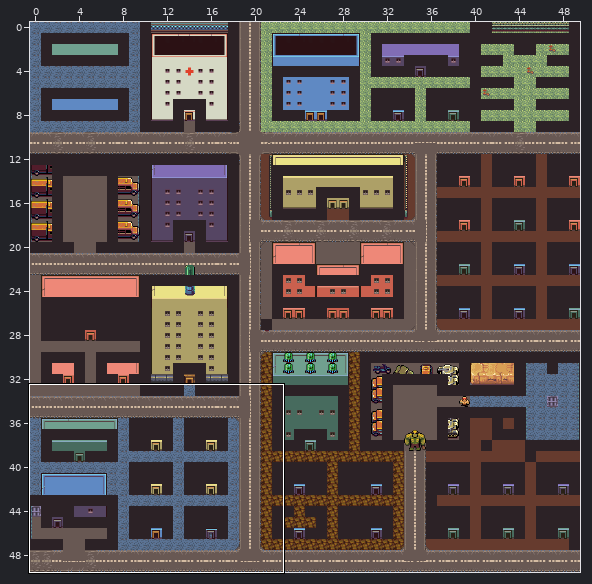
Tiled map (JSON), stored at dist/assets/town-basic.tmj. Above, an overview of the earlier version with the close-up marked.
Close-up. Earlier state:
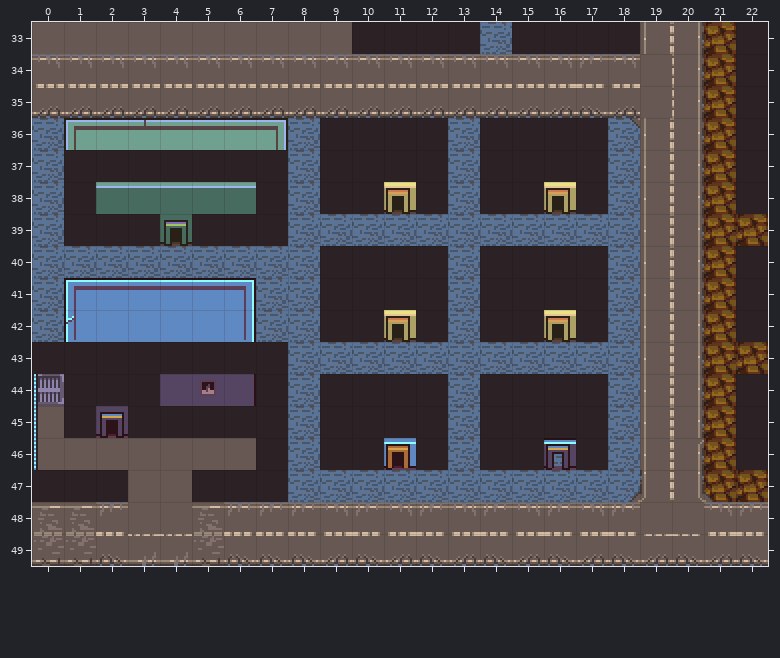
Cells are 16x16 px. Shown: x 0..22, y 33..49. The commit also changed other parts of the map, which this record leaves out.
New version:
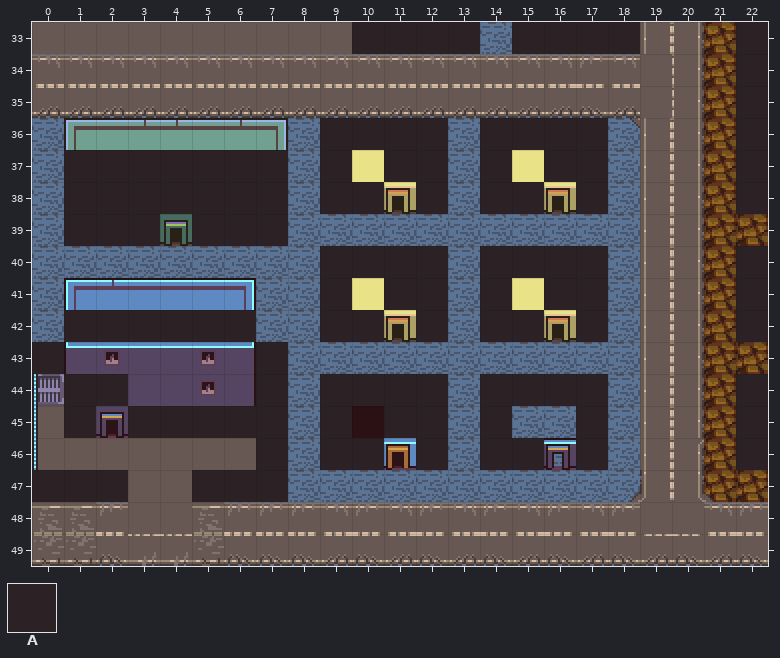
Key: from "post-apocalyptic": A 1.
_ is an empty cell.
The exact change:
Layer "collisions":
y 37: x 10 A -> _; x 15 A -> _
y 38: x 2..6 _____ -> AAAAA
y 41: x 10 A -> _; x 15 A -> _
y 42: x 1..6 ______ -> AAAAAA
y 43: x 1..6 AAAAAA -> ______
y 44: x 3 A -> _
y 45: x 15..16 AA -> __
Pixel boxes of the changes (left, top, right, bottom) in both close-ups:
removed: (352, 150, 384, 182)
removed: (512, 150, 544, 182)
added: (96, 182, 256, 214)
removed: (352, 278, 384, 310)
removed: (512, 278, 544, 310)
changed: (64, 310, 256, 406)
removed: (512, 406, 576, 438)
